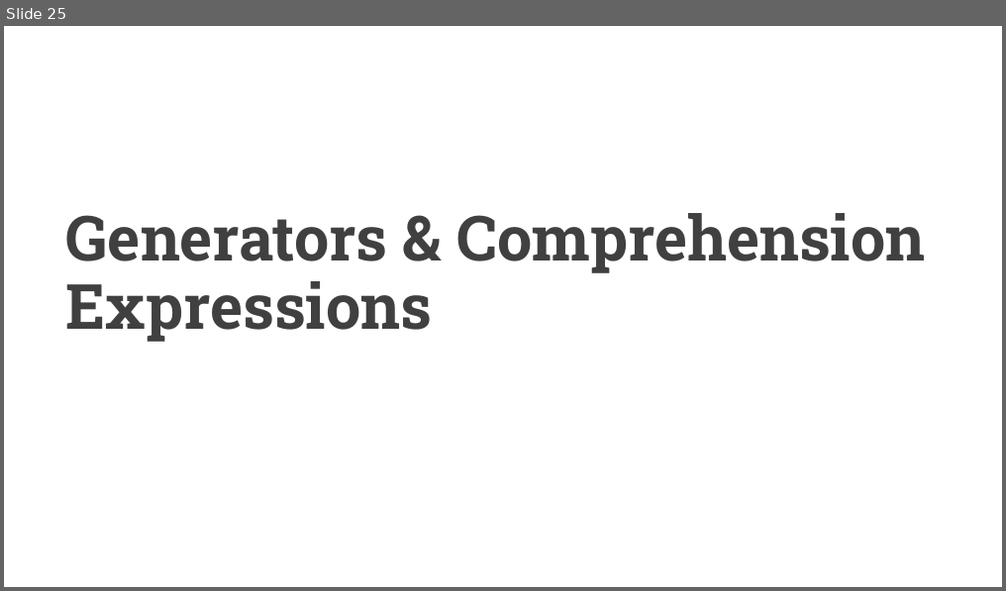
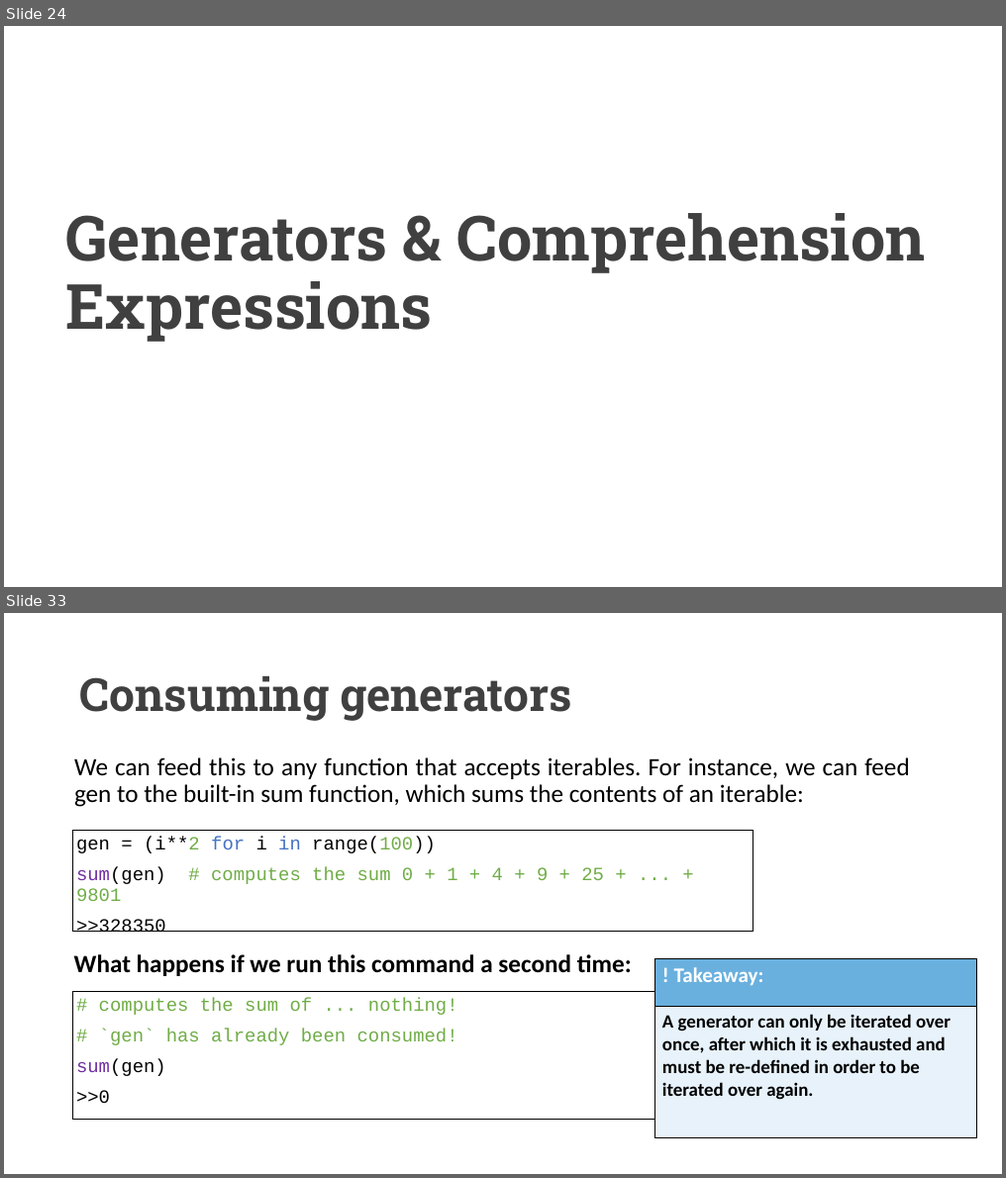
Before and after one commit to UCLL-PR2/exercises, a slide deck: 03-iterable&generators/programming2_iterable.pptx. Shown one above the other, each under a label of ours: slide 25 before the commit, slides 24 and 33 after it; the slides between them are not shown. The pictures are 1006x591 and 1006x1178 pixels, drawn with LibreOffice and Linux fonts; fonts in the diff are those of the drawing. Boxes give left, top, right and bottom in pixels: in the first picture for what was removed or moved away, otherwise in the second. Text is boxed around its words. In the diff, an @@ line names an element or a change of style, - is before the commit and + after.

```diff
--- a/03-iterable&generators/programming2_iterable.pptx
+++ b/03-iterable&generators/programming2_iterable.pptx
@@ slide 33 added at (4,613,1002,1174), background #FFFFFF @@
@@ title added at (80,676,571,721), 44 pt, text #404040, bold @@
+Consuming generators
@@ text added at (74,758,909,807), 24 pt, text #000000 @@
+  We can feed this to any function that accepts iterables. For instance, we can feed gen to the built-in sum function, which sums the contents of an iterable:
@@ rectangle added at (73,831,754,932), outline #000000 1 pt, 18 pt, text #70AD47 @@
+gen = (i**2 for i in range(100))
+sum(gen) # computes the sum 0 + 1 + 4 + 9 + 25 + ... + 9801
+>>328350
@@ text added at (74,955,632,976), 24 pt, text #000000, bold @@
+  What happens if we run this command a second time:
@@ table added at (655,959,977,1138), 2 rows, 1 columns @@
+! Takeaway:
+A generator can only be iterated over once, after which it is exhausted and must be re-defined in order to be iterated over again.
@@ rectangle added at (73,992,754,1119), outline #000000 1 pt, 18 pt, text #70AD47 @@
+# computes the sum of ... nothing!
+# `gen` has already been consumed!
+sum(gen)
+>>0
@@ what was slide 25 is now slide 24 @@
```
Also in this commit, not shown: 26 slides changed, 4 other slides added, 1 slide removed.
